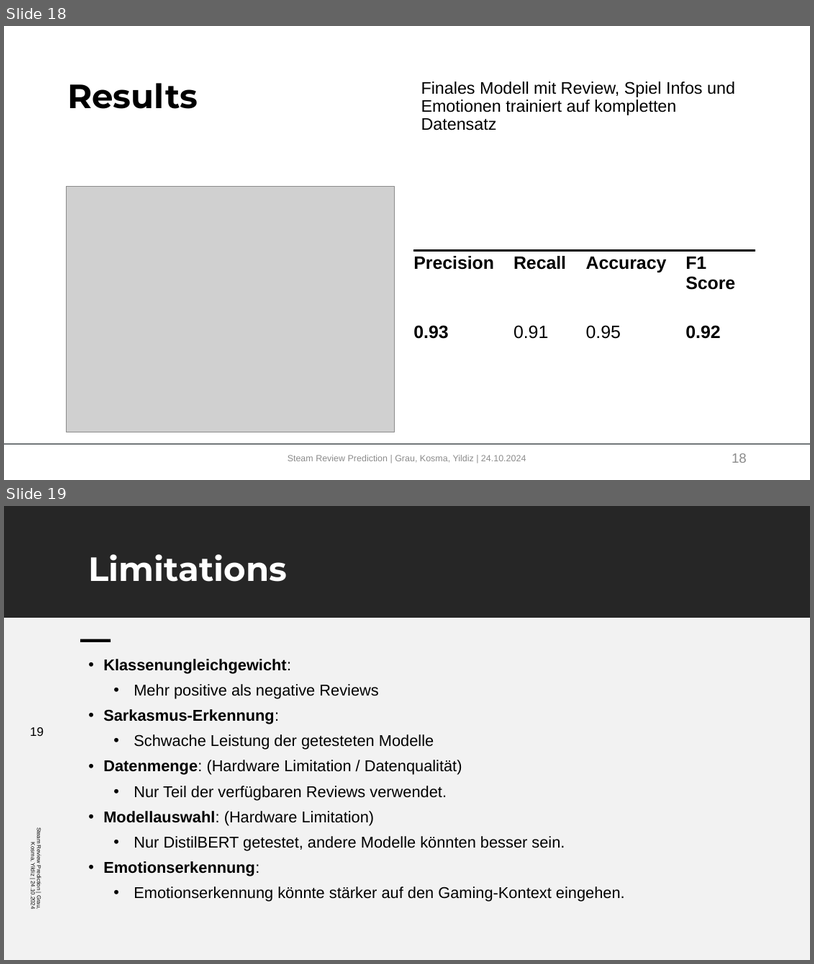
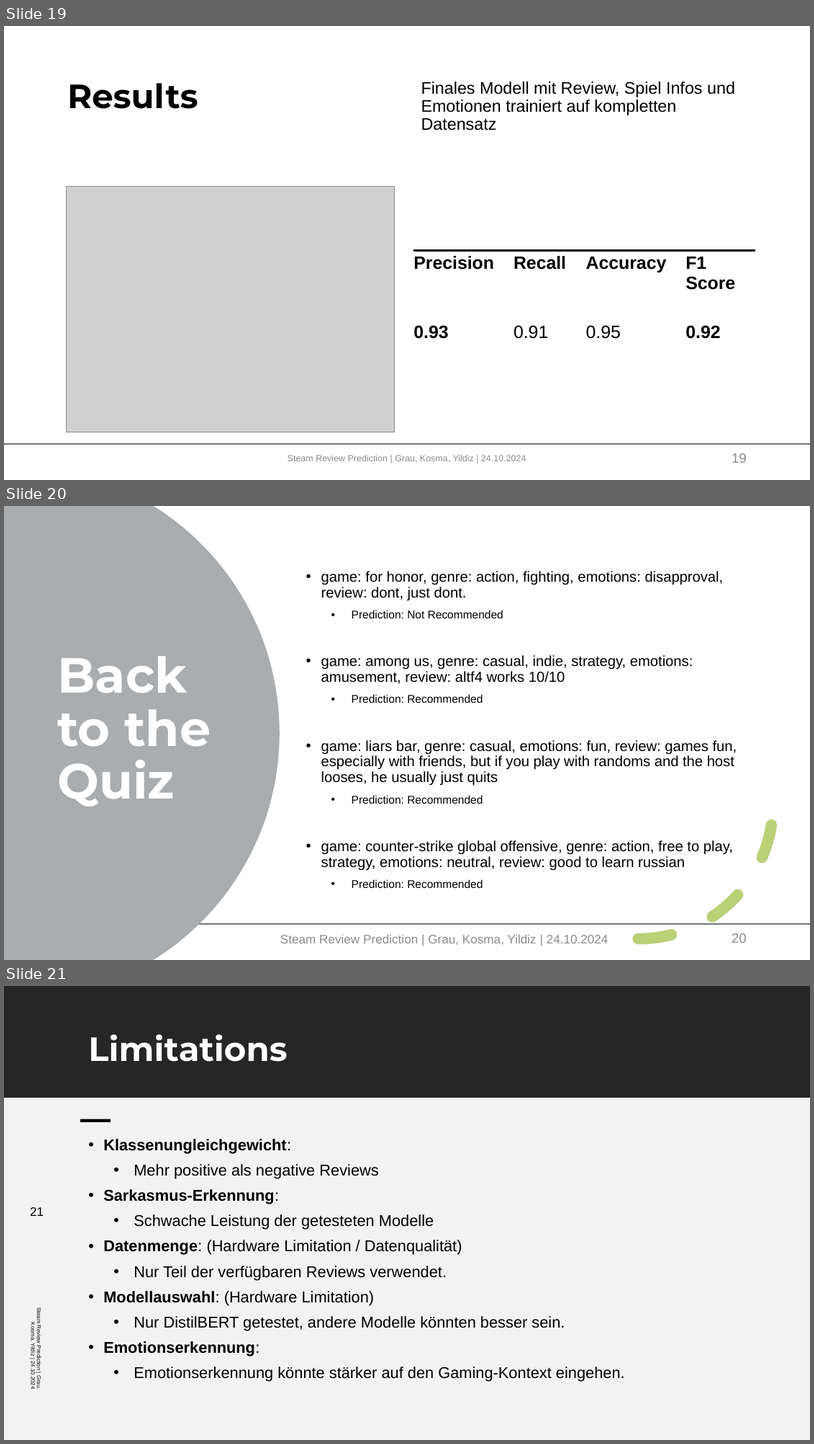
Before and after one commit to mikoyldz/steamrep, a slide deck: Steam Review Predictions.pptx. Shown one above the other, each under a label of ours: slides 18 and 19 before the commit, slides 19, 20 and 21 after it. The pictures are 814x964 and 814x1444 pixels, drawn with LibreOffice and Linux fonts; fonts in the diff are those of the drawing; grey boxes stand for pictures; background and template pictures are left out. Boxes give left, top, right and bottom in pixels: in the first picture for what was removed or moved away, otherwise in the second. Text is boxed around its words. In the diff, an @@ line names an element or a change of style, - is before the commit and + after.

```diff
--- a/Steam Review Predictions.pptx
+++ b/Steam Review Predictions.pptx
@@ slide 20 added at <box>4,506,810,960</box>, background #FFFFFF; not listed: 1 template element that a slide beside it also shows @@
@@ freeform shape added at <box>4,506,280,959</box>, fill #AAADAF @@
@@ text added at <box>322,571,738,888</box>, 13 pt, text #000000 @@
+• game: for honor, genre: action, fighting, emotions: disapproval, review: dont, just dont.
+  • Prediction: Not Recommended
+• game: among us, genre: casual, indie, strategy, emotions: amusement, review: altf4 works 10/10
+  • Prediction: Recommended
+• game: liars bar, genre: casual, emotions: fun, review: games fun, especially with friends, but if you play with randoms and the host looses, he usually just quits
+  • Prediction: Recommended
+• game: counter-strike global offensive, genre: action, free to play, strategy, emotions: neutral, review: good to learn russian
+  • Prediction: Recommended
@@ title added at <box>57,656,211,806</box>, 44 pt, text #FFFFFF, bold @@
+Back to the Quiz
@@ arc (boxed as its full ellipse) added at <box>503,668,773,938</box>, outline #B9D177 10 pt dashed @@
@@ text added at <box>280,934,609,944</box>, 11 pt, text #8C8C8C @@
+Steam Review Prediction | Grau, Kosma, Yildiz | 24.10.2024
@@ page number added at <box>732,933,747,942</box>, 12 pt, text #8C8C8C @@
+20
@@ what was slide 18 is now slide 19 @@
@@ what was slide 19 is now slide 21 @@
@@ page number at <box>30,1207,44,1216</box>: text changed @@
-19
+21
```
Also in this commit, not shown: 5 slides changed, 1 other slide added, 1 other file.
